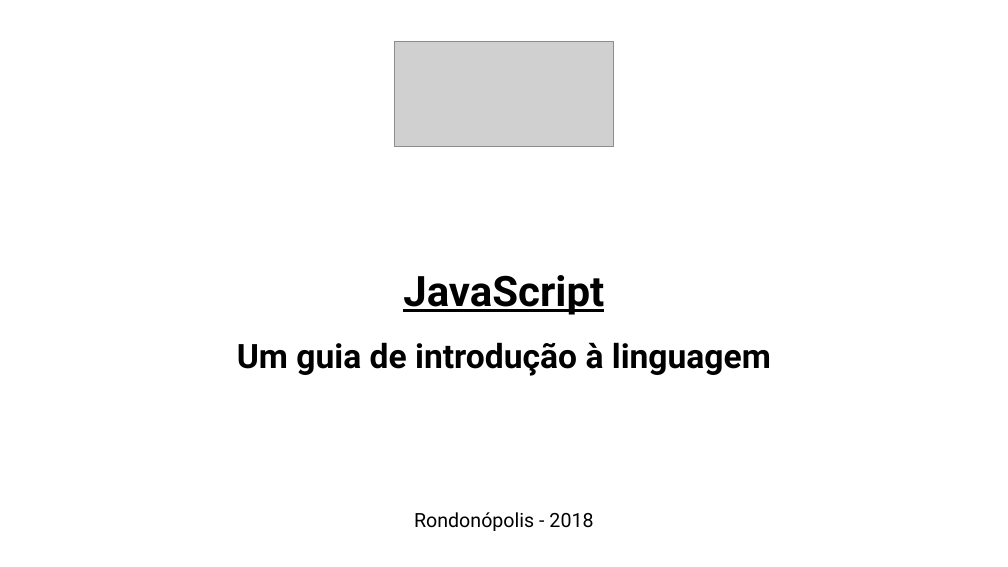
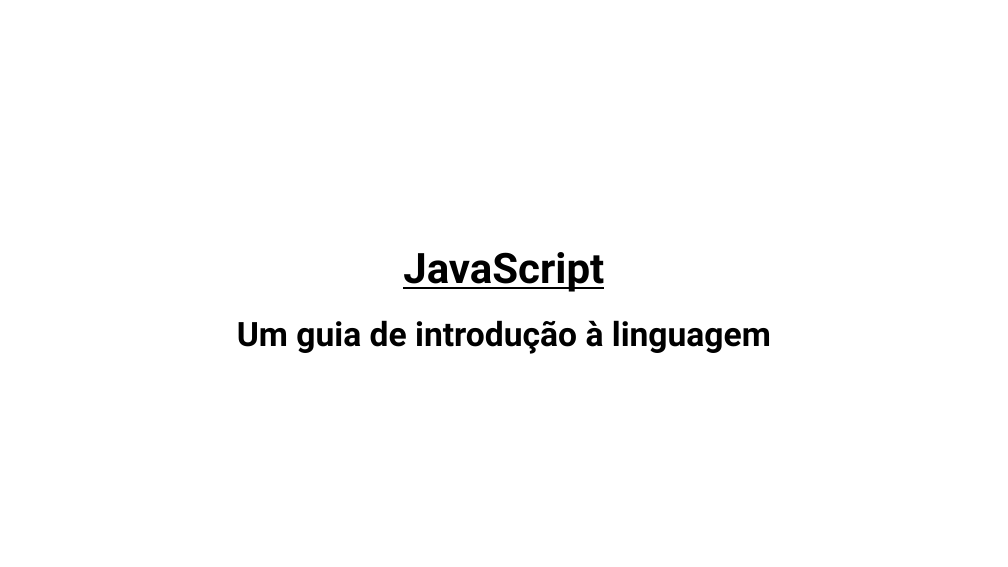
Before and after one commit to ahlechandre/js-intro, a slide deck: slide 1 of slides/javascript.pptx. Drawn at 1008x567 pixels with LibreOffice and Linux fonts; fonts in the diff are those of the drawing; grey boxes stand for pictures. Boxes give left, top, right and bottom in pixels: in the first picture for what was removed or moved away, otherwise in the second. Text is boxed around its words. In the diff, an @@ line names an element or a change of style, - is before the commit and + after.

Commit message:
updated slides

```diff
--- a/slides/javascript.pptx
+++ b/slides/javascript.pptx
@@ picture removed at (x1=395, y1=41, x2=614, y2=146) @@
@@ text at (x1=414, y1=512, x2=593, y2=531): paragraph removed @@
-Rondonópolis - 2018
```
Also in this commit, not shown: 1 other file.
